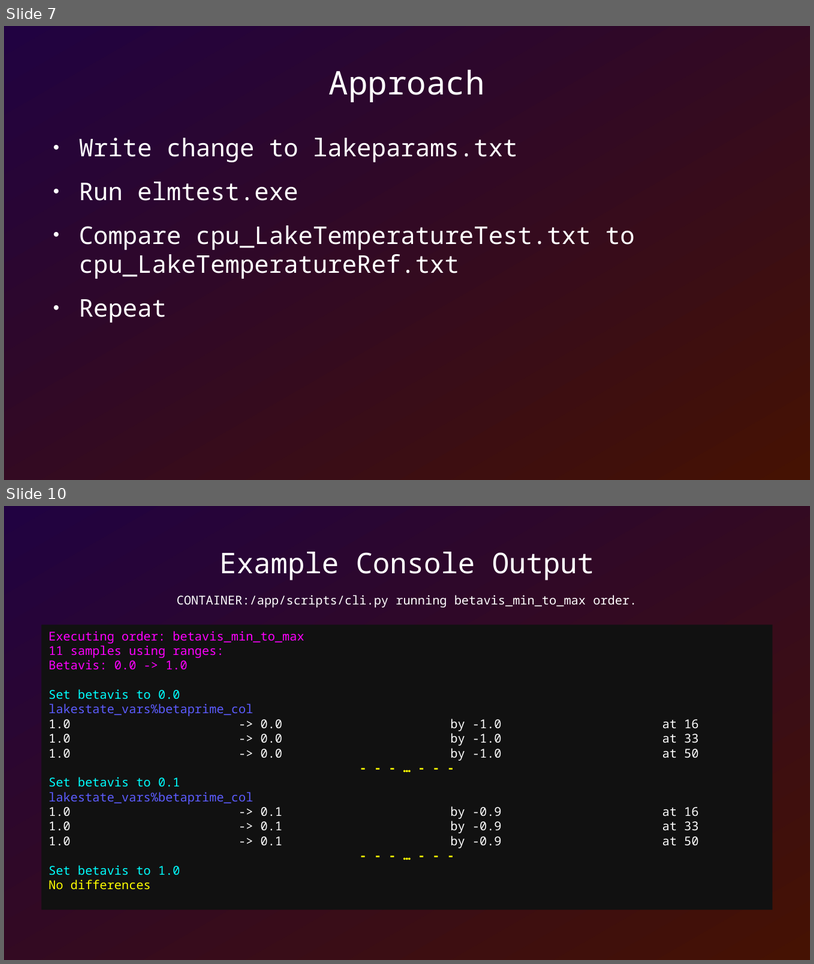
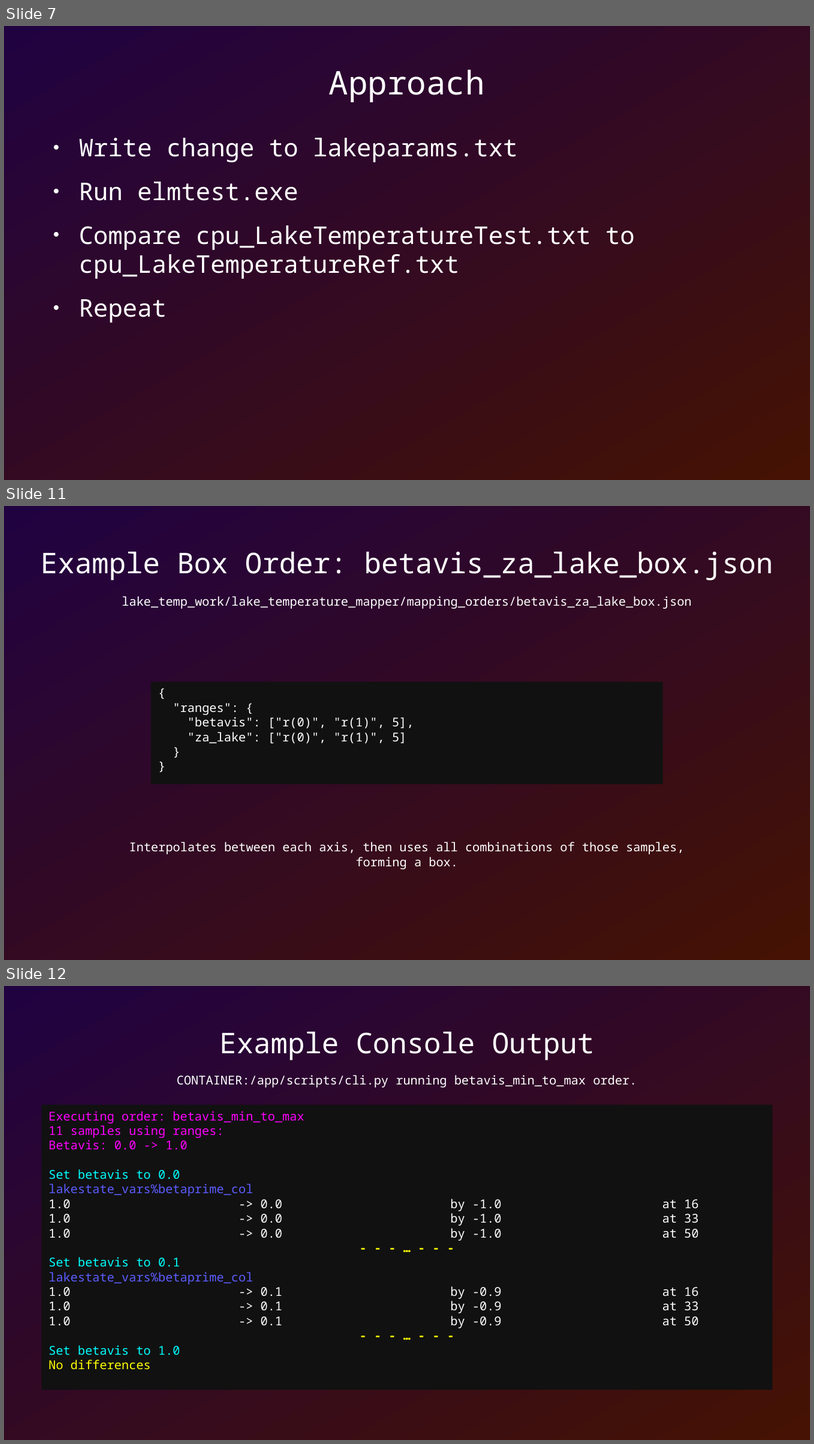
Before and after one commit to SamAllen06/lake_temp_work, a slide deck: documentation/lake_temperature.odp. Shown one above the other, each under a label of ours: slides 7 and 10 before the commit, slides 7, 11 and 12 after it; the slides between them are not shown. The pictures are 814x964 and 814x1444 pixels, drawn with LibreOffice and Linux fonts; fonts in the diff are those of the drawing. Boxes give left, top, right and bottom in pixels: in the first picture for what was removed or moved away, otherwise in the second. Text is boxed around its words. In the diff, an @@ line names an element or a change of style, - is before the commit and + after.

```diff
--- a/documentation/lake_temperature.odp
+++ b/documentation/lake_temperature.odp
@@ slide 11 added at <box>4,506,810,960</box>, background gradient #210241 to #451203 @@
@@ title added at <box>41,552,774,580</box>, 28 pt, text #FFFFFF @@
+Example Box Order: betavis_za_lake_box.json
@@ text added at <box>122,596,692,609</box>, 12 pt, text #FFFFFF @@
+lake_temp_work/lake_temperature_mapper/mapping_orders/betavis_za_lake_box.json
@@ rectangle added at <box>151,682,663,784</box>, fill #111111, 12 pt, text #FFFFFF @@
+{
+"ranges": {
+"betavis": ["r(0)", "r(1)", 5],
+"za_lake": ["r(0)", "r(1)", 5]
+}
+}
@@ text added at <box>129,841,684,869</box>, 12 pt, text #FFFFFF @@
+Interpolates between each axis, then uses all combinations of those samples,
+forming a box.
@@ what was slide 10 is now slide 12 @@
```
Also in this commit, not shown: 2 slides changed, 1 other slide added, 1 other file.
